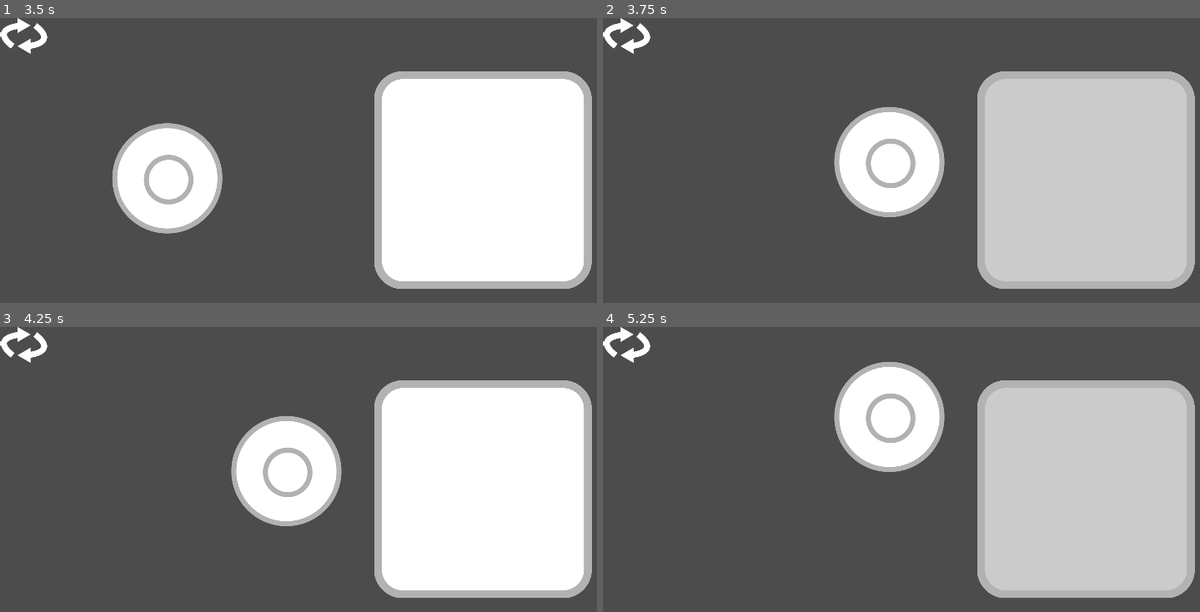
Above: before the commit, frames 1-4 (two rows, left to right).
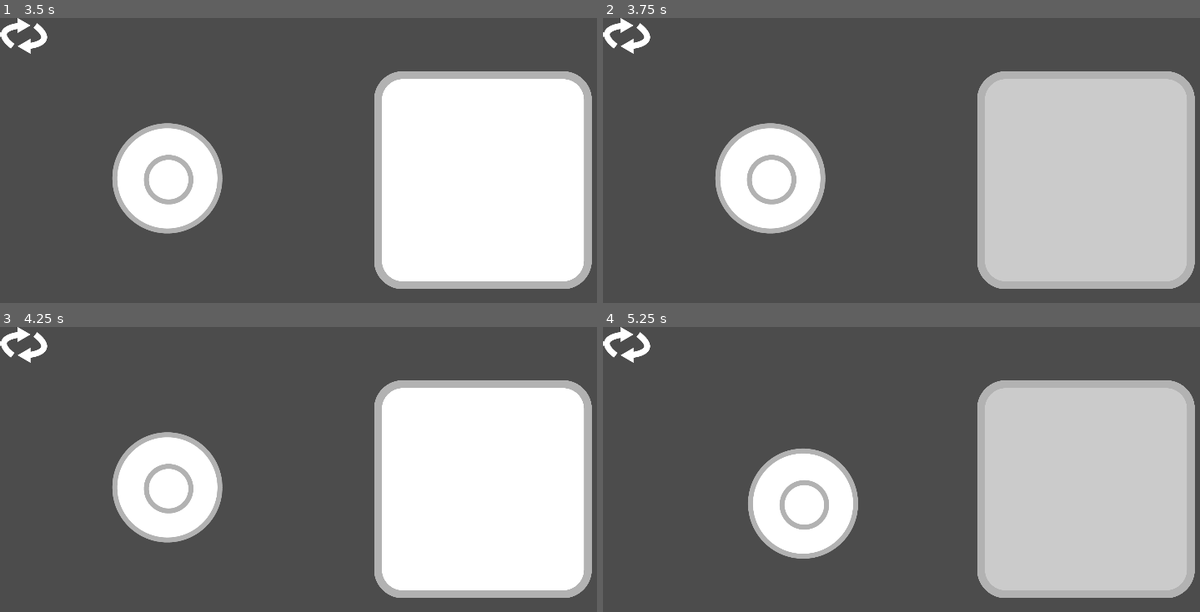
Above: after the commit, the same moments.

Repository: DamiPeddiUni/PeerInputs
Game: Godot game, scene res://Client.tscn
Two runs of this game, one before a commit and one after it. Both use one fixed random seed, a clock stepped at 60 frames per second and the inputs below.
Inputs (mouse positions are in pixels of both pictures, inside the frame that each line leads up to):
- Up to frame 1 (3.5 s): click (23, 35) at 0.5 s; click (23, 35) at 1.25 s; click (23, 35) at 2 s; click "connect" at 2.75 s
- Up to frame 2 (3.75 s): move the mouse to (1080, 163) at 3.52 s; click (1080, 163) at 3.67 s
- Up to frame 3 (4.25 s): no input
- Up to frame 4 (5.25 s): tap Enter at 4.25 s; drag from (805, 503) to (901, 552) at 4.27 s; move the mouse to (1002, 418) at 5.02 s; click (1002, 418) at 5.17 s

Frame 1 is identical in both runs. In frame 2, 11% of the frame differs, in the area x 18-58%, y 31-76%; in frame 3, 11%; in frame 4, 11%.

Commit message:
fixed bug when pressing fire

Diff:
--- a/PeerInputs/GameController/joystick_button.gd
+++ b/PeerInputs/GameController/joystick_button.gd
@@ -24,6 +24,11 @@
 		position += pos_difference * return_accell * delta;
 
 func _input(event):
+	if event is InputEventScreenDrag or (event is InputEventScreenTouch ):
+		if event.position.x > joyPadSize.y:
+			return
+
+
 	if joypadState == enumState.state_released:
 		joypadState = enumState.state_notPressed
 
@@ -46,13 +51,17 @@
 		elif joypadState == enumState.state_justPressed:
 			joypadState = enumState.state_pressed
 
+
 		var event_dist_from_center = (event.position - get_parent().global_position).length();
 		if event_dist_from_center <= boundary * global_scale.x or event.get_index() == ongoing_drag:
+
 			set_global_position(event.position - radius * global_scale);
 			if get_button_pos().length() > boundary:
 				set_position(get_button_pos().normalized() * boundary - radius);
 			ongoing_drag = event.get_index();
+
 	if event is InputEventScreenTouch and !event.is_pressed():
+
 		joypadState = enumState.state_released
 		if event.get_index() == ongoing_drag:
 			ongoing_drag = -1;
